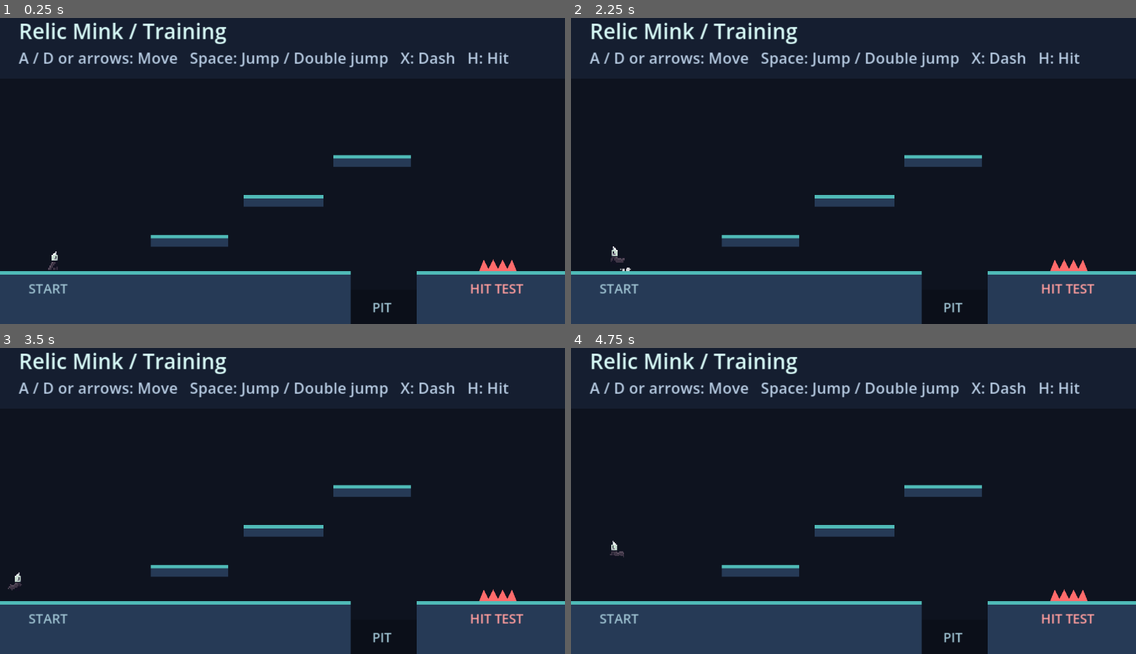
Above: before the commit, frames 1-4 (two rows, left to right).
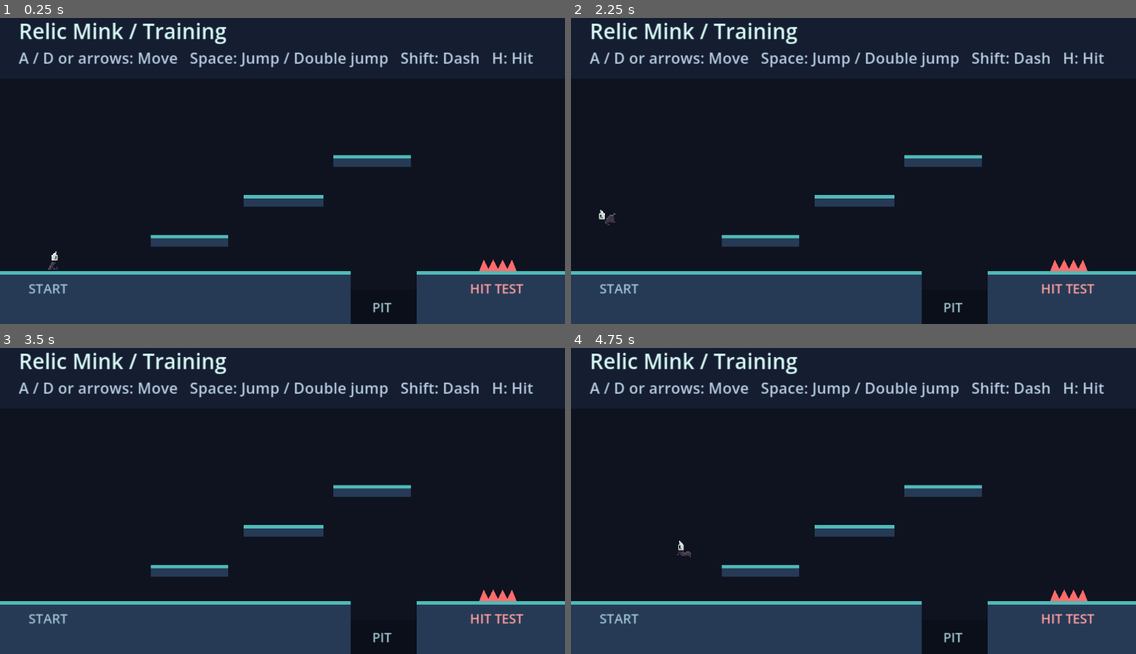
Above: after the commit, the same moments.

Repository: wonsgaddy/relicmink
Game: Godot game, scene res://training.tscn
The game is run twice, just before and just after one commit, with the same random seed, the same clock (stepped at 60 frames per second) and the same inputs.
Inputs:
- Up to frame 1 (0.25 s): no input
- Up to frame 2 (2.25 s): hold D (move_right) 0.53-2.03 s; tap H (test_hit) at 0.6, 1.55 s; tap Space (jump) at 0.77, 0.8, 1.07, 1.35, 1.52, 1.82 s; hold A (move_left) from 2.03 s (still down); tap Shift (dash, bound only after the commit) at 2.1 s
- Up to frame 3 (3.5 s): tap Space (jump) at 2.3, 3.02, 3.32 s; release A (move_left) at 2.78 s; hold D (move_right) from 2.78 s (still down); tap X (dash, bound only before the commit) at 2.85 s; tap H (test_hit) at 3.05 s
- Up to frame 4 (4.75 s): tap H (test_hit) at 3.6, 4.35 s; tap Space (jump) at 3.77, 3.8, 4.07, 4.52 s; release D (move_right) at 4.28 s; hold A (move_left) from 4.28 s (still down)

The runs differ from the first frame. In frame 1, 0.5% of the frame differs, in the area x 70-95%, y 11-15%; in frame 2, 0.6%, in the area x 4-95%, y 11-83%; in frame 3, 0.5%; in frame 4, 0.6%.

Commit message:
Add coyote time and buffered jumps

Diff:
--- a/player.gd
+++ b/player.gd
@@ -3,6 +3,9 @@
 const RUN_SPEED := 64.0
 const JUMP_SPEED := 200.0
 const DOUBLE_JUMP_SPEED := 285.0
+const COYOTE_TIME := 0.10
+const JUMP_BUFFER_TIME := 0.12
+const DUST_OFFSET := 6.0
 const GRAVITY := 850.0
 const MAX_FALL_SPEED := 480.0
 const DASH_SPEED := 130.0
@@ -16,6 +19,8 @@
 
 var facing := 1.0
 var dash_time := 0.0
+var coyote_time_left := 0.0
+var jump_buffer_left := 0.0
 var air_dash_used := false
 var double_jump_used := false
 var hurt := false
@@ -33,6 +38,14 @@
 	if was_on_floor:
 		air_dash_used = false
 		double_jump_used = false
+		coyote_time_left = COYOTE_TIME
+	else:
+		coyote_time_left = maxf(0.0, coyote_time_left - delta)
+
+	if Input.is_action_just_pressed(&"jump"):
+		jump_buffer_left = JUMP_BUFFER_TIME
+	else:
+		jump_buffer_left = maxf(0.0, jump_buffer_left - delta)
 
 	move_input = Input.get_axis(&"move_left", &"move_right")
 	if Input.is_action_just_pressed(&"test_hit"):
@@ -52,24 +65,25 @@
 
 		if Input.is_action_just_pressed(&"dash") and not air_dash_used:
 			_start_dash()
-		elif Input.is_action_just_pressed(&"jump"):
-			_try_jump(was_on_floor)
+		elif jump_buffer_left > 0.0:
+			_try_jump()
 
 	move_and_slide()
 	if position.y > 320.0 or position.x < -40.0 or position.x > 520.0:
 		_respawn()
 		return
 
-	var landed := not was_on_floor and is_on_floor()
+	var landed := not was_on_floor and is_on_floor() and sprite.animation != &"Idle"
+	if landed:
+		_play_dust(get_real_velocity().x)
 	if hurt:
 		return
 	if dash_time > 0.0:
 		return
 	if sprite.animation == &"Dash_Init" or sprite.animation == &"Dash_Loop":
 		_play_motion_animation()
-	if landed and _is_air_animation():
+	if landed:
 		sprite.play(&"Jump_Land")
-		_play_dust()
 	elif is_on_floor() and sprite.animation != &"Jump_Land":
 		_play_ground_animation()
 	elif not is_on_floor() and was_on_floor and not _is_air_animation():
@@ -80,6 +94,7 @@
 	if hurt:
 		return
 	hurt = true
+	coyote_time_left = 0.0
 	dash_time = 0.0
 	facing = -direction
 	sprite.flip_h = facing < 0.0
@@ -97,22 +112,26 @@
 	dash_time = DASH_DURATION
 	velocity = Vector2(facing * DASH_SPEED, 0.0)
 	sprite.play(&"Dash_Init")
-	_play_dust()
 
 
-func _try_jump(on_floor: bool) -> void:
-	if on_floor:
+func _try_jump() -> void:
+	if coyote_time_left > 0.0:
+		coyote_time_left = 0.0
+		jump_buffer_left = 0.0
 		velocity.y = -JUMP_SPEED
 		sprite.play(&"Jump_Init")
+		_play_dust(velocity.x)
 	elif not double_jump_used:
+		jump_buffer_left = 0.0
 		double_jump_used = true
 		velocity.y = -DOUBLE_JUMP_SPEED
 		sprite.play(&"DoubleJump_Init")
 
 
-func _play_dust() -> void:
-	dust.flip_h = facing < 0.0
-	dust.position.x = -facing * 9.0
+func _play_dust(horizontal_speed: float) -> void:
+	var direction := facing if is_zero_approx(horizontal_speed) else signf(horizontal_speed)
+	dust.flip_h = direction < 0.0
+	dust.global_position = global_position + Vector2(direction * DUST_OFFSET, 0.0)
 	dust.stop()
 	dust.show()
 	dust.play(&"default")
@@ -151,6 +170,8 @@
 	reset_physics_interpolation()
 	velocity = Vector2.ZERO
 	dash_time = 0.0
+	coyote_time_left = 0.0
+	jump_buffer_left = 0.0
 	hurt = false
 	double_jump_used = false
 	air_dash_used = false
--- a/project.godot
+++ b/project.godot
@@ -44,7 +44,7 @@
 }
 dash={
 "deadzone": 0.2,
-"events": [Object(InputEventKey,"resource_local_to_scene":fa …(140 unchanged characters)… d":false,"keycode":0,"physical_keycode":88,"key_label":0,"unicode":0,"location":0,"echo":false,"script":null)
+"events": [Object(InputEventKey,"resource_local_to_scene":fa …(140 unchanged characters)… d":false,"keycode":0,"physical_keycode":4194325,"key_label":0,"unicode":0,"location":0,"echo":false,"script":null)
 ]
 }
 test_hit={
--- a/training.tscn
+++ b/training.tscn
@@ -467,10 +467,9 @@
 
 [node name="Dust" type="AnimatedSprite2D" parent="Player" unique_id=1247657716]
 visible = false
+top_level = true
 texture_filter = 1
 sprite_frames = SubResource("SpriteFrames_mxlqr")
-frame = 2
-frame_progress = 1.0
 
 [node name="CollisionShape2D" type="CollisionShape2D" parent="Player" unique_id=615861845]
 position = Vector2(0, 2)
@@ -490,7 +489,7 @@
 offset_top = 34.0
 theme_override_colors/font_color = Color(0.72, 0.8, 0.89, 1)
 theme_override_font_sizes/font_size = 13
-text = "A / D or arrows: Move   Space: Jump / Double jump   X: Dash   H: Hit"
+text = "A / D or arrows: Move   Space: Jump / Double jump   Shift: Dash   H: Hit"
 
 [node name="SpawnMarker" type="Label" parent="HUD" unique_id=1278159506]
 offset_left = 24.0
